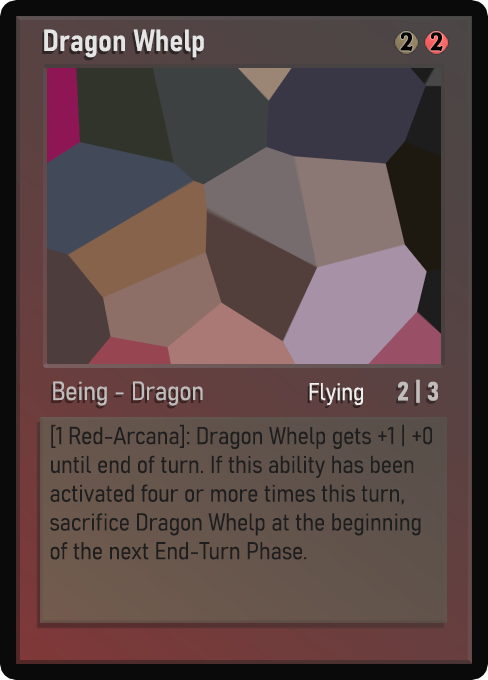
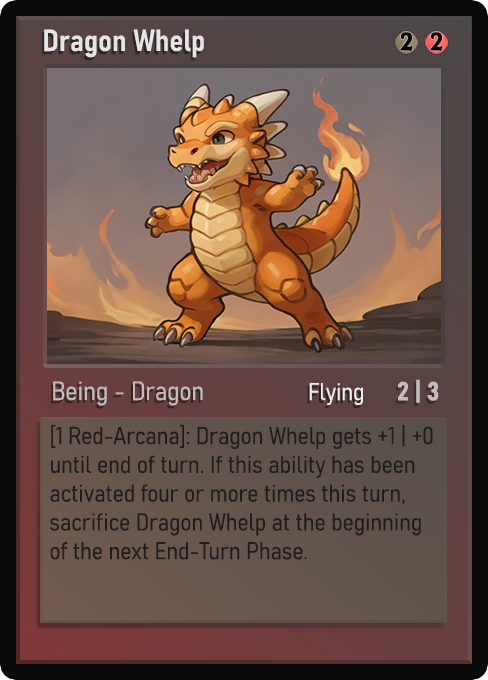
Revision of a layered 488×680 image; what changed, layer by layer:
painted on "Name" over (44, 30, 204, 57)
painted on "AtkDef" over (398, 381, 439, 401)
painted on "Class" over (53, 381, 197, 405)
painted on "Ability" over (328, 387, 363, 406)
painted on "Desc_norm" over (50, 424, 433, 560)
painted on "Artwork" over (47, 68, 441, 364)
